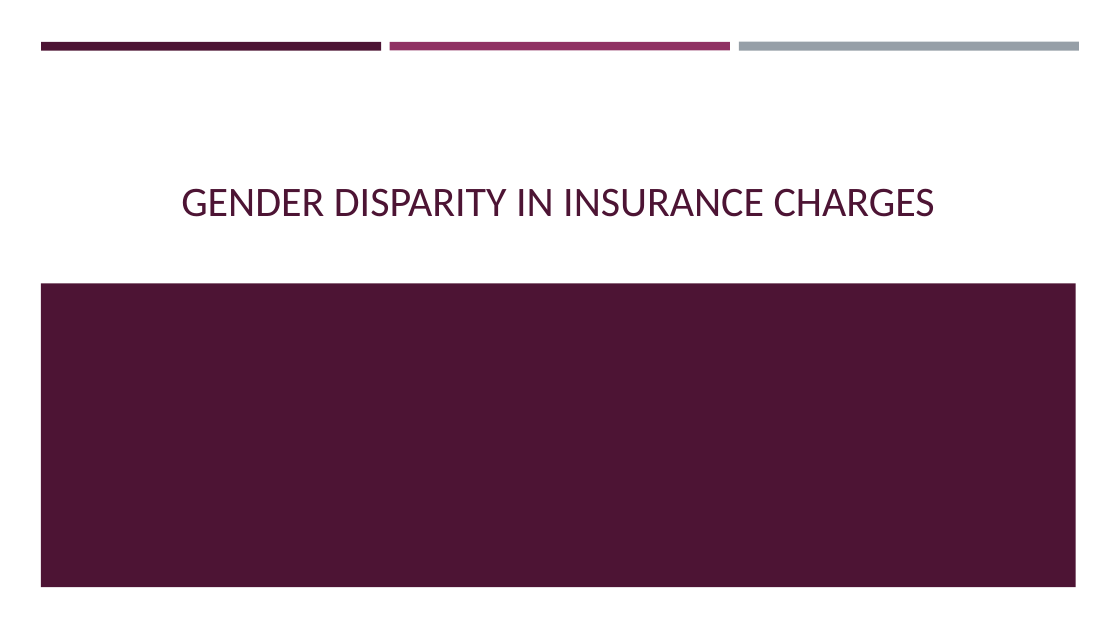
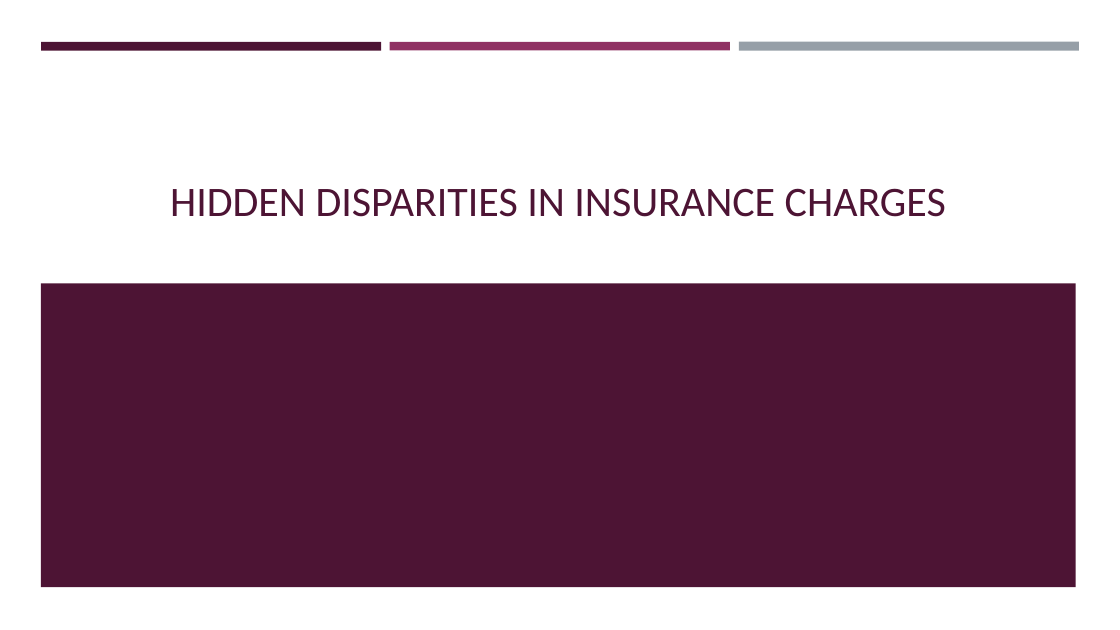
Before and after one commit to Dewalk/final_capstone, a slide deck: slide 1 of Presentation6.pptx. Drawn at 1120x630 pixels with LibreOffice and Linux fonts; fonts in the diff are those of the drawing. Boxes give left, top, right and bottom in pixels: in the first picture for what was removed or moved away, otherwise in the second. Text is boxed around its words. In the diff, an @@ line names an element or a change of style, - is before the commit and + after.

```diff
--- a/Presentation6.pptx
+++ b/Presentation6.pptx
@@ title at <box>170,188,946,217</box>: text changed @@
-GENDER DISPARITY IN INSURANCE CHARGES
+HIDDEN DISPARITIES IN INSURANCE CHARGES
```
Also in this commit, not shown: 9 other slides changed, 1 slide added, 1 slide removed, 5 other files.
